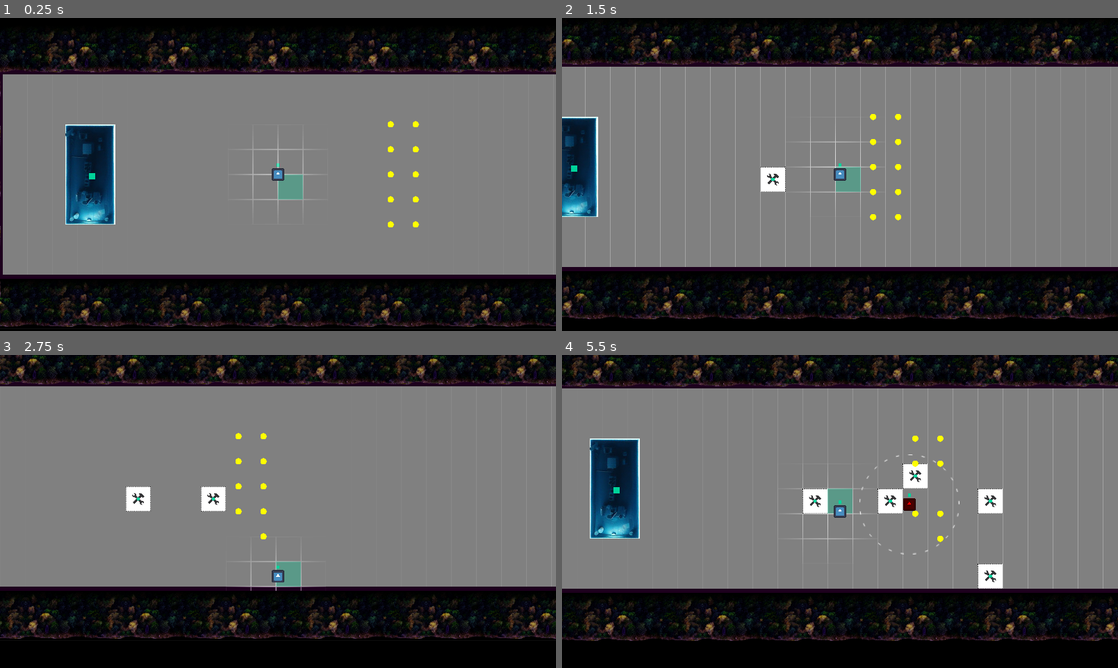
Above: before the commit, frames 1-4 (two rows, left to right).
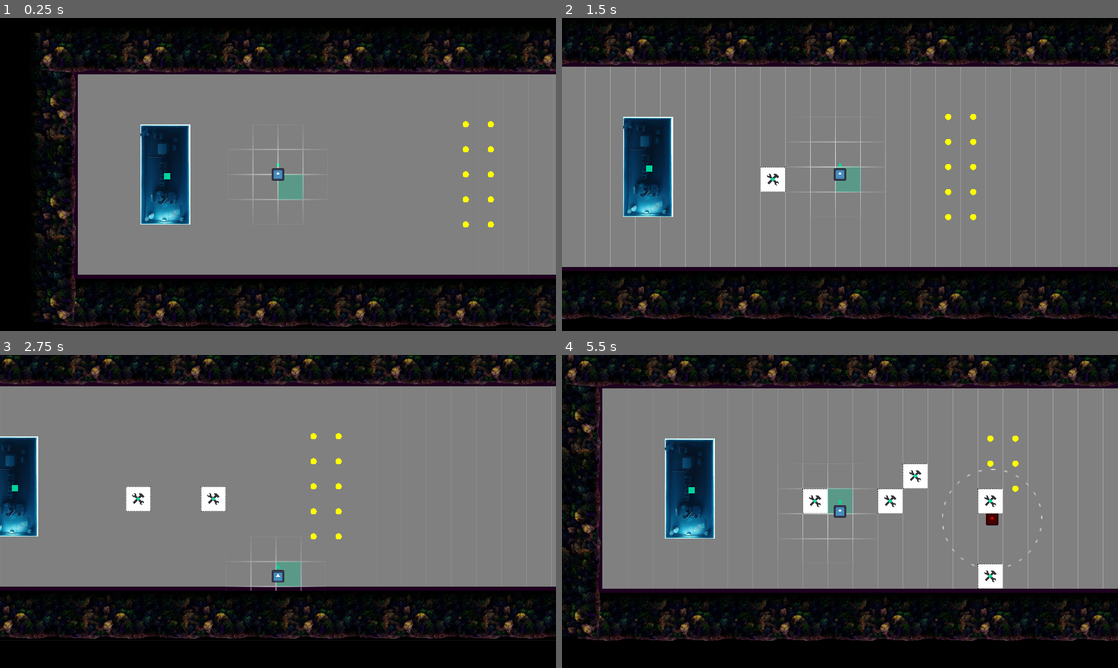
Above: after the commit, the same moments.

Repository: Slushie-Defense/Slushie
Game: Godot game, scene res://Levels/Level1.tscn
Two runs of this game, one before a commit and one after it. Both use one fixed random seed, a clock stepped at 60 frames per second and the inputs below. The engine's default icon, where the game draws it, is replaced by a stand-in: a white triangle on a blue panel in a dark square. Sound files missing from this copy of the repository are replaced by a short silence.
Inputs:
- Up to frame 1 (0.25 s): no input
- Up to frame 2 (1.5 s): tap Enter (ui_accept) at 0.5, 0.77 s; hold Right (ui_right) 0.53-1.28 s; hold Down (ui_down) from 1.28 s (still down)
- Up to frame 3 (2.75 s): tap Enter (ui_accept) at 1.52 s; release Down (ui_down) at 2.03 s; hold Right (ui_right) from 2.03 s (still down)
- Up to frame 4 (5.5 s): release Right (ui_right) at 2.78 s; hold Up (ui_up) 2.78-3.53 s; tap Enter (ui_accept) at 3.02, 3.77, 4.52 s; hold Left (ui_left) 3.53-5.03 s; hold Down (ui_down) from 5.03 s (still down)

The runs differ from the first frame. In frame 1, 23% of the frame differs, in the area x 0-100%, y 3-99%; in frame 2, 14%; in frame 3, 10%; in frame 4, 18%.

Commit message:
Camera limits

Diff:
--- a/Entities/Camera/Camera.gd
+++ b/Entities/Camera/Camera.gd
@@ -13,8 +13,10 @@
 
 func _update_position(set_position):
 	# Camera limits
-	var offset_max : int = 128
+	var offset_y_max : int = 128
 	var level_y_center : int = 512
+	var offset_x_min : int = 1024
 	var limit_position = set_position
-	limit_position.y = clamp(set_position.y, level_y_center - offset_max, level_y_center + offset_max)
+	limit_position.y = clamp(set_position.y, level_y_center - offset_y_max, level_y_center + offset_y_max)
+	limit_position.x = clamp(set_position.x, 1024, INF)
 	offset = limit_position
--- a/Levels/Level1.tscn
+++ b/Levels/Level1.tscn
@@ -70,7 +70,7 @@
 zoom = Vector2(0.6, 0.6)
 
 [node name="Player" parent="." instance=ExtResource("1_46qfd")]
-position = Vector2(1408, 512)
+position = Vector2(1024, 512)
 motion_mode = 1
 
 [node name="StaticBody2D" type="StaticBody2D" parent="."]
